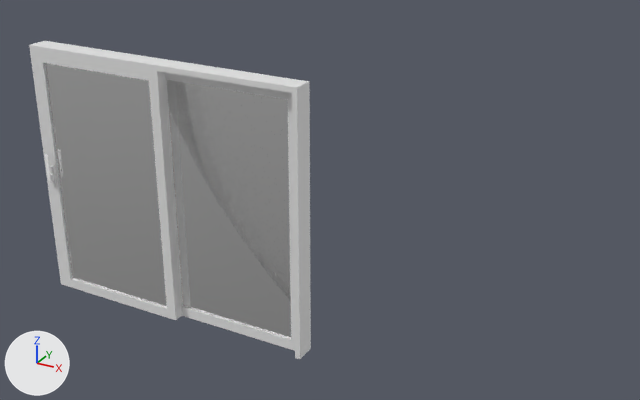
What one commit did to the glTF model public/models/example2.glb.
Before and after are seen from a 50 mm camera at (3911.0, -4740.0, 2648.0) aimed at (1191.0, 205.0, 176.0). Arrows for +X, +Y and +Z are at lower left; the lights stay in place. Where no turn or scale is listed for an object, it has been applied to the vertices.

In view in the first picture: 'frame-left', 'frame-right', 'frame-top', 'sash-back-frame-bottom', 'sash-back-frame-right', 'sash-back-frame-top', 'sash-back-glass', 'sash-front-frame-bottom', 'sash-front-frame-left', 'sash-front-frame-right', 'sash-front-frame-top', 'sash-front-glass'.
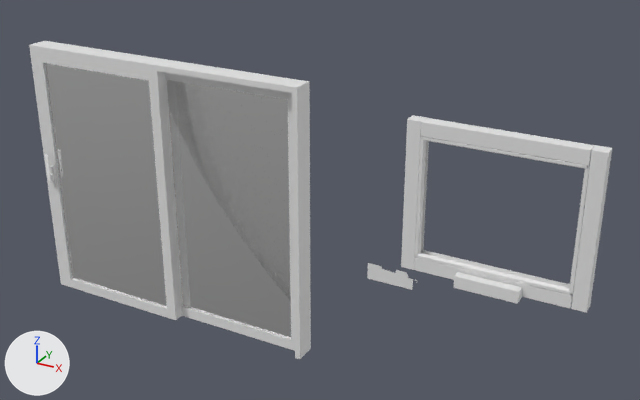
The newer file is also turned or shifted as a whole; pictures and numbers use the older file's frame.

Where the change shows, as pixel boxes [x1, y1, x2, y2] in the pictures (640 x 400 px):
'sash-front-top-bottom.002', added
    after: [421, 118, 595, 165]
'sash-front-frame-left.001', added
    after: [571, 145, 612, 313]
'sash-front-frame-left.002', added
    after: [401, 115, 427, 270]
'sash-front-frame-bottom.001', added
    after: [414, 257, 573, 309]
'Plane.001', added
    after: [453, 272, 522, 304]
'rail-bottom-center', added
    after: [417, 253, 570, 295]
'Plane', added
    after: [367, 263, 417, 290]
'rail-left-center.002', added
    after: [415, 139, 426, 258]
'rail-top-center.002', added
    after: [420, 136, 590, 169]
'rail-left-center.001', added
    after: [569, 165, 590, 295]
'rail-bottom-center.001', added
    after: [421, 250, 570, 288]
'rail-left-center.003', added
    after: [421, 141, 429, 253]

Patch to the scene script:
```diff
--- a/public/models/example2.glb.py
+++ b/public/models/example2.glb.py
@@ ob_rail_top_center_002 @@
+ob_rail_top_center_002 = bpy.data.objects.new('rail-top-center.002', me_plane_033)  # 52 vertices, 52 faces; spans x -500.0..500.0, y -12.0..12.0, z -16.0..12.0
+ob_rail_top_center_002.location = (2511.0, -20.0, 844.0)
@@ ob_sash_front_top_bottom_002 @@
+ob_sash_front_top_bottom_002 = bpy.data.objects.new('sash-front-top-bottom.002', me_plane_032)  # 56 vertices, 112 faces; spans x -500.0..500.0, y -31.0..58.0, z -43.0..52.0
+ob_sash_front_top_bottom_002.location = (2511.0, 0.0, 896.0)
@@ ob_rail_left_center_003 @@
+ob_rail_left_center_003 = bpy.data.objects.new('rail-left-center.003', me_plane_031)  # 22 vertices, 22 faces; spans x -7.0..18.0, y -9.0..11.0, z -408.0..407.0
+ob_rail_left_center_003.location = (2020.0, 47.0, 449.0)
@@ ob_rail_left_center_002 @@
+ob_rail_left_center_002 = bpy.data.objects.new('rail-left-center.002', me_plane_030)  # 52 vertices, 52 faces; spans x -12.0..16.0, y -12.0..12.0, z -408.0..408.0
+ob_rail_left_center_002.location = (2023.0, -20.0, 449.0)
@@ ob_sash_front_frame_left_002 @@
+ob_sash_front_frame_left_002 = bpy.data.objects.new('sash-front-frame-left.002', me_plane_029)  # 56 vertices, 112 faces; spans x -52.0..43.0, y -31.0..58.0, z -500.0..500.0
+ob_sash_front_frame_left_002.location = (1971.0, 0.0, 449.0)
@@ ob_rail_left_center_001 @@
+ob_rail_left_center_001 = bpy.data.objects.new('rail-left-center.001', me_plane_036)  # 52 vertices, 52 faces; spans x -16.0..12.0, y -12.0..12.0, z -408.0..408.0
+ob_rail_left_center_001.location = (3002.0, -20.0, 449.0)
@@ ob_sash_front_frame_left_001 @@
+ob_sash_front_frame_left_001 = bpy.data.objects.new('sash-front-frame-left.001', me_plane_035)  # 56 vertices, 112 faces; spans x -43.0..52.0, y -31.0..58.0, z -500.0..500.0
+ob_sash_front_frame_left_001.location = (3055.0, 0.0, 449.0)
@@ ob_rail_bottom_center_001 @@
+ob_rail_bottom_center_001 = bpy.data.objects.new('rail-bottom-center.001', me_plane_012)  # 22 vertices, 22 faces; spans x -500.0..500.0, y -9.0..11.0, z -7.0..18.0
+ob_rail_bottom_center_001.location = (2511.0, 47.0, 50.0)
@@ ob_rail_bottom_center @@
+ob_rail_bottom_center = bpy.data.objects.new('rail-bottom-center', me_plane_006)  # 52 vertices, 52 faces; spans x -500.0..500.0, y -12.0..12.0, z -12.0..16.0
+ob_rail_bottom_center.location = (2511.0, -20.0, 52.0)
@@ ob_sash_front_frame_bottom_001 @@
+ob_sash_front_frame_bottom_001 = bpy.data.objects.new('sash-front-frame-bottom.001', me_plane_004)  # 56 vertices, 112 faces; spans x -500.0..500.0, y -31.0..58.0, z -52.0..43.0
+ob_sash_front_frame_bottom_001.location = (2511.0, 0.0, 0.0)
@@ ob_plane_001 @@
+ob_plane_001 = bpy.data.objects.new('Plane.001', me_plane_003)  # 50 vertices, 96 faces; spans x -204.0..204.0, y -88.0..103.0, z -39.0..42.0
+ob_plane_001.location = (2511.0, -17.0, -25.0)
@@ ob_plane @@
+ob_plane = bpy.data.objects.new('Plane', me_plane_001)  # 25 vertices, 23 faces; spans x -302.0..57.0, y 0.0, z -92.0..25.0
+ob_plane.location = (1968.0, 0.0, -126.0)
```
